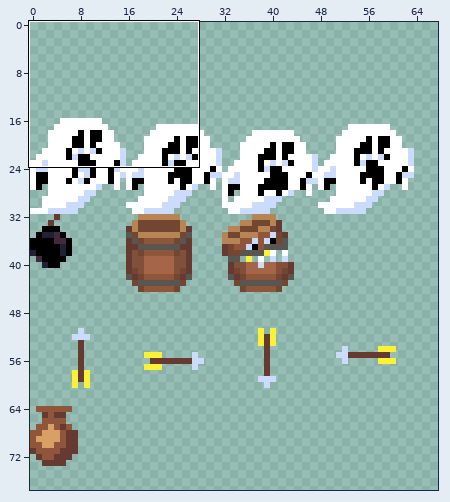
Edited in one commit: sprite sheet (resources/textures/Entities.png). The first picture is a wide view before the edit; the outline marks the close-up.
Close-up. Before the commit:
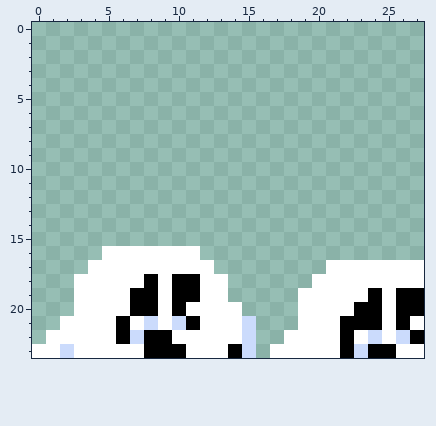
The file is 512x512 pixels. Shown: x 0..27, y 0..23. The wide view leaves out empty margins.
Once edited:
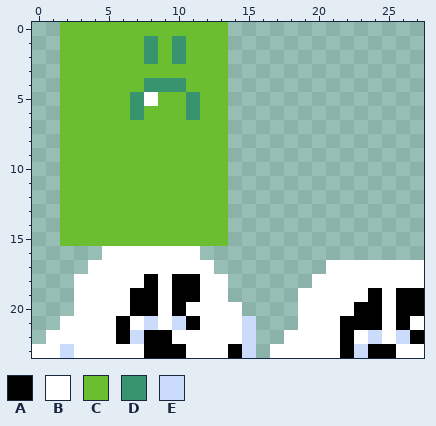
Palette (. is transparent): A #000000  B #ffffff  C #6abe30  D #37946e  E #cbdbfc
What changed:
y 0: x 2..13 ............ -> CCCCCCCCCCCC
y 1..2: x 2..13 ............ -> CCCCCCDCDCCC
y 3: x 2..13 ............ -> CCCCCCCCCCCC
y 4: x 2..13 ............ -> CCCCCCDDDCCC
y 5: x 2..13 ............ -> CCCCCDBCCDCC
y 6: x 2..13 ............ -> CCCCCDCCCDCC
y 7..15: x 2..13 ............ -> CCCCCCCCCCCC
Changed places in both close-ups, as pixel boxes (x1, y1, x2, y2):
added: (60, 22, 228, 246)
